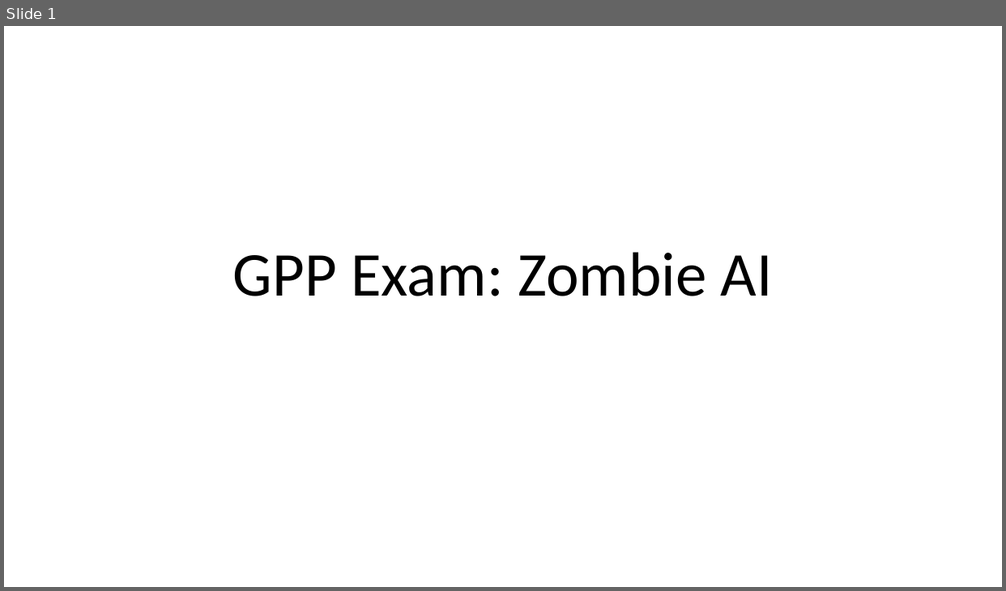
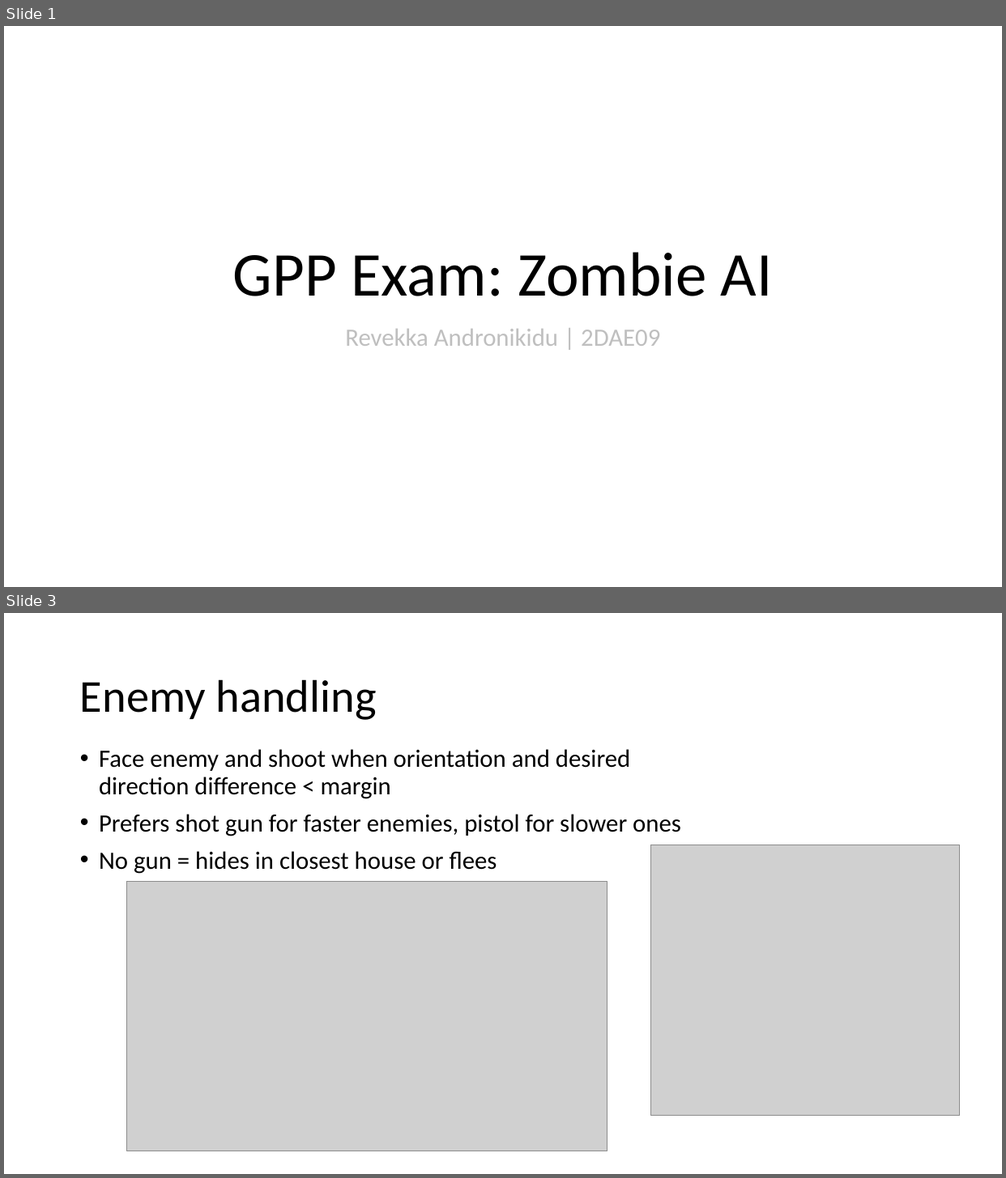
Before and after one commit to revekka-andronikidu/ZombieAISurvivalGame, a slide deck: GPP_ZombieAI_LastNameFirstName_2DAEXX.pptx. Shown one above the other, each under a label of ours: slide 1 before the commit, slides 1 and 3 after it; the slides between them are not shown. The pictures are 1006x591 and 1006x1178 pixels, drawn with LibreOffice and Linux fonts; fonts in the diff are those of the drawing; grey boxes stand for pictures. Boxes give left, top, right and bottom in pixels: in the first picture for what was removed or moved away, otherwise in the second. Text is boxed around its words. In the diff, an @@ line names an element or a change of style, - is before the commit and + after.

```diff
--- a/GPP_ZombieAI_LastNameFirstName_2DAEXX.pptx
+++ b/GPP_ZombieAI_LastNameFirstName_2DAEXX.pptx
@@ slide 3 added at [4,613,1002,1174], background #FFFFFF @@
@@ title added at [80,679,377,720], 44 pt, text #000000 @@
+Enemy handling
@@ text added at [99,749,681,874], 24 pt, text #000000 @@
+• Face enemy and shoot when orientation and desired direction difference < margin
+• Prefers shot gun for faster enemies, pistol for slower ones
+• No gun = hides in closest house or flees
@@ picture added at [651,845,960,1115] @@
@@ picture added at [127,882,607,1152] @@
@@ slide 1 changed as well @@
@@ subtitle added at [345,329,660,346], 24 pt, text #BFBFBF @@
+Revekka Andronikidu | 2DAE09
```
Also in this commit, not shown: 3 other slides changed, 2 other slides added, 3 slides removed, 13 other files.
